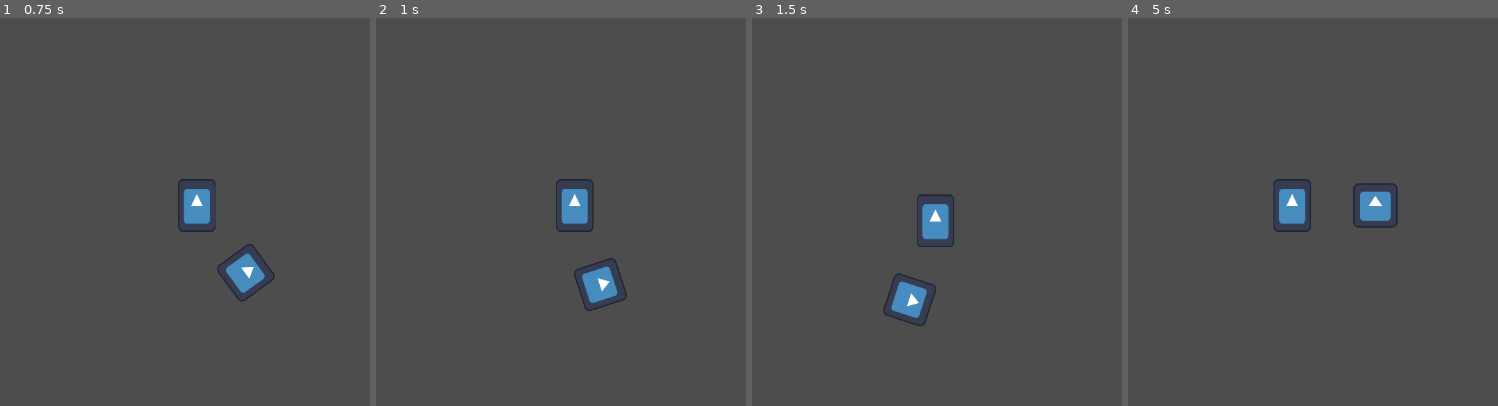
Above: before the commit, frames 1-4 (left to right).
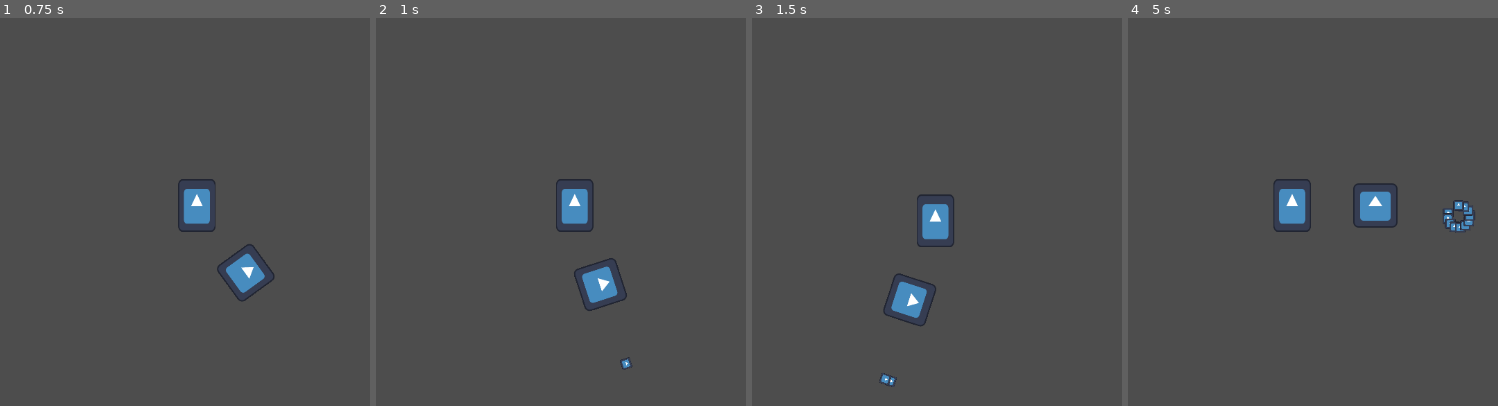
Above: after the commit, the same moments.

Repository: ACristoff/strangecompanion
Game: Godot game, scene res://game/manager.tscn
The game is run twice, just before and just after one commit, with the same random seed, the same clock (stepped at 60 frames per second) and the same inputs. The engine's default icon, where the game draws it, is replaced by a stand-in: a white triangle on a blue panel in a dark square.
Inputs:
- Up to frame 1 (0.75 s): hold Right (ui_right) from 0.53 s (still down)
- Up to frame 2 (1 s): keep holding Right (ui_right)
- Up to frame 3 (1.5 s): release Right (ui_right) at 1.28 s; hold Down (ui_down) from 1.28 s (still down)
- Up to frame 4 (5 s): release Down (ui_down) at 2.03 s; hold Right (ui_right) 2.03-2.78 s; hold Up (ui_up) 2.78-3.53 s; hold Left (ui_left) from 3.53 s (still down)

Frame 1 is identical in both runs. In frame 2, less than 0.1% of the frame differs, in the area x 65-70%, y 87-91%; in frame 3, less than 0.1%; in frame 4, 0.4%, in the area x 85-94%, y 46-56%.

Commit message:
bullet wip

Diff:
--- a/game/enemies/base_enemy.tscn
+++ b/game/enemies/base_enemy.tscn
@@ -1,7 +1,6 @@
-[gd_scene load_steps=4 format=3 uid="uid://d2wtp3s8k1qv5"]
+[gd_scene load_steps=3 format=3 uid="uid://d2wtp3s8k1qv5"]
 
 [ext_resource type="Texture2D" uid="uid://bna7g7v7o62da" path="res://icon.svg" id="2_ccqxp"]
-[ext_resource type="Script" path="res://game/enemies/Enemy.gd" id="3_c8rpo"]
 
 [sub_resource type="RectangleShape2D" id="RectangleShape2D_fbkve"]
 size = Vector2(121, 121)
@@ -9,7 +8,6 @@
 [node name="BaseEnemy" type="Sprite2D"]
 modulate = Color(1, 0, 0, 1)
 texture = ExtResource("2_ccqxp")
-script = ExtResource("3_c8rpo")
 
 [node name="HitBox" type="Area2D" parent="."]
 
--- /dev/null
+++ b/game/player/bullet.gd
@@ -0,0 +1,14 @@
+extends Area2D
+
+@export var speed = 20
+@onready var visible_notifier = $VisibleOnScreenNotifier2D
+
+# Called when the node enters the scene tree for the first time.
+func _ready():
+	pass # Replace with function body.
+
+
+# Called every frame. 'delta' is the elapsed time since the previous frame.
+func _process(delta):
+	global_position.x += speed*delta
+	pass
--- /dev/null
+++ b/game/player/bullet.tscn
@@ -0,0 +1,18 @@
+[gd_scene load_steps=4 format=3 uid="uid://c4vgvt24irxj7"]
+
+[ext_resource type="Script" path="res://game/player/bullet.gd" id="1_fdory"]
+[ext_resource type="Texture2D" uid="uid://bna7g7v7o62da" path="res://icon.svg" id="1_n61bu"]
+
+[sub_resource type="CircleShape2D" id="CircleShape2D_d1frv"]
+
+[node name="Bullet" type="Area2D"]
+script = ExtResource("1_fdory")
+
+[node name="Sprite2D" type="Sprite2D" parent="."]
+scale = Vector2(0.118164, 0.118164)
+texture = ExtResource("1_n61bu")
+
+[node name="CollisionShape2D" type="CollisionShape2D" parent="."]
+shape = SubResource("CircleShape2D_d1frv")
+
+[node name="VisibleOnScreenNotifier2D" type="VisibleOnScreenNotifier2D" parent="."]
--- a/game/player/witch.gd
+++ b/game/player/witch.gd
@@ -4,6 +4,7 @@
 @onready var lode = $CompanionParent/CompanionActor
 @onready var sprite = $Sprite2D
 @onready var shoot_timer = $ShootTimer
+var BULLET = preload("res://game/player/bullet.tscn")
 
 @export var SPEED = 300
 @export var health = 100
@@ -64,9 +65,13 @@
 
 func on_shoot_timeout():
 	print("bang!")
-	var lode_pos = lode.global_position
-	var my_pos = self.global_position
+	var lode_pos = lode.position
+	var my_pos = self.position
 	var angle = lode_pos.angle_to_point(my_pos)
 	print(rad_to_deg(angle) , lode_pos, my_pos)
-
+	#var bullet = bullet.instance
+	#get_parent().
+	var new_bullet = BULLET.instantiate()
+	lode.add_child(new_bullet)
+	new_bullet.position = lode_pos
 	pass # Replace with function body.
